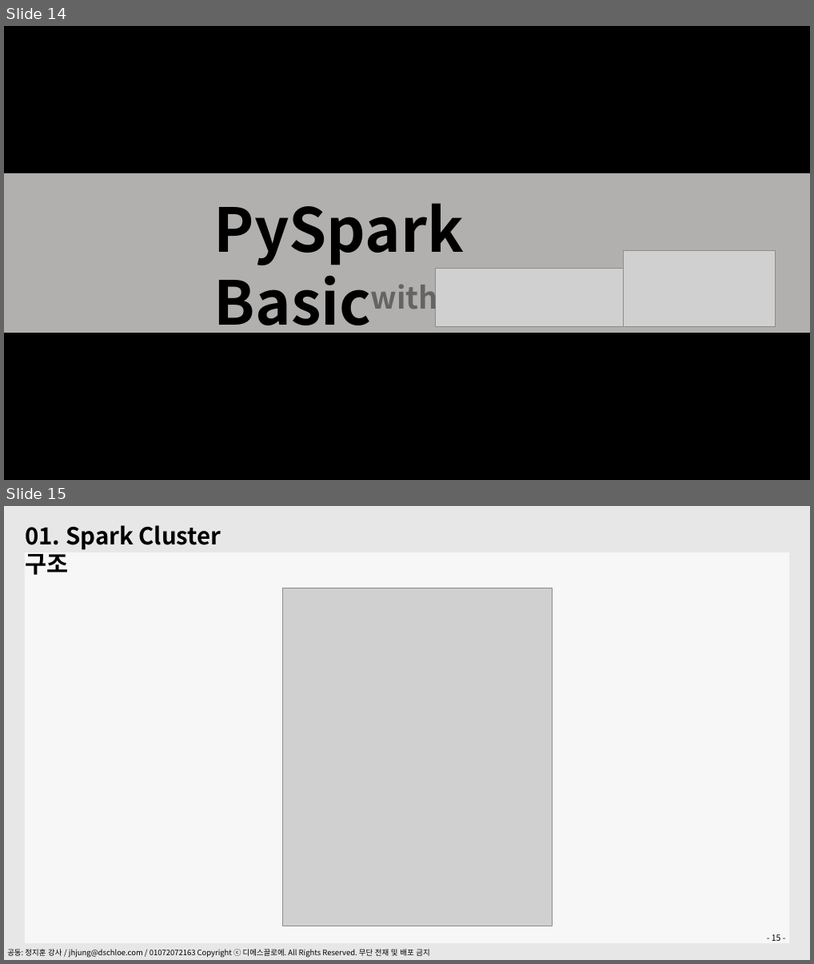
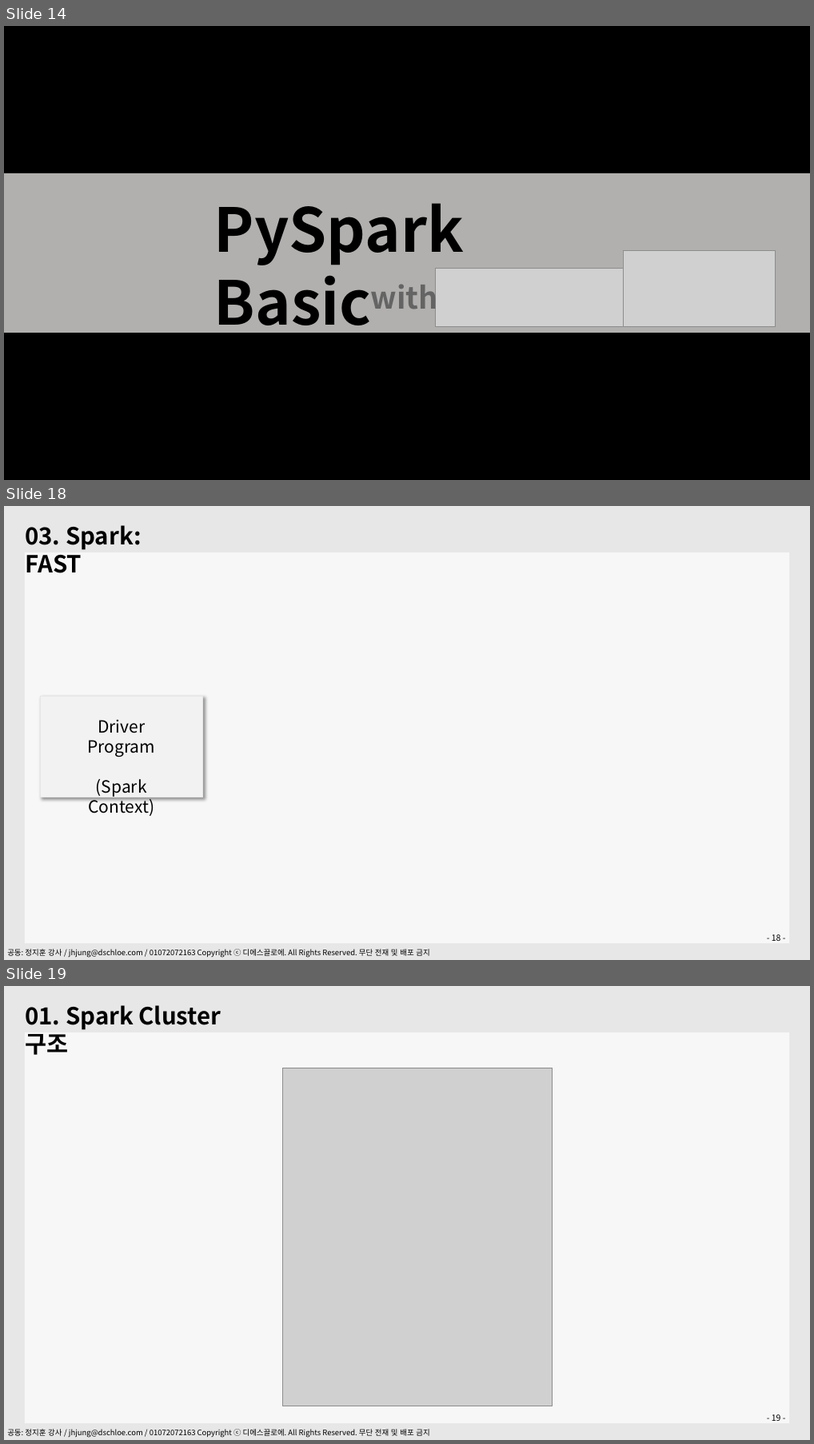
Before and after one commit to dschloe/pyspark_tutorial, a slide deck: PySpark.pptx. Shown one above the other, each under a label of ours: slides 14 and 15 before the commit, slides 14, 18 and 19 after it; the slides between them are not shown. The pictures are 814x964 and 814x1444 pixels, drawn with LibreOffice and Linux fonts; fonts in the diff are those of the drawing; grey boxes stand for pictures. Boxes give left, top, right and bottom in pixels: in the first picture for what was removed or moved away, otherwise in the second. Text is boxed around its words. In the diff, an @@ line names an element or a change of style, - is before the commit and + after.

```diff
--- a/PySpark.pptx
+++ b/PySpark.pptx
@@ slide 18 added at bbox=[4, 506, 810, 960], background #E9E7E7; not listed: 2 template elements that a slide beside it also shows @@
@@ text added at bbox=[25, 525, 141, 573], 28 pt, text #000000, bold @@
+03. Spark: FAST
@@ rectangle added at bbox=[40, 696, 203, 797], fill #F2F2F2, outline #E7E6E6 1 pt @@
@@ text added at bbox=[87, 720, 155, 816], 20 pt, text #000000 @@
+Driver Program
+(Spark Context)
@@ page number added at bbox=[772, 934, 782, 940], 10 pt, text #000000 @@
+- 18 -
@@ what was slide 15 is now slide 19 @@
```
Also in this commit, not shown: 3 other slides added, 1 other file.
